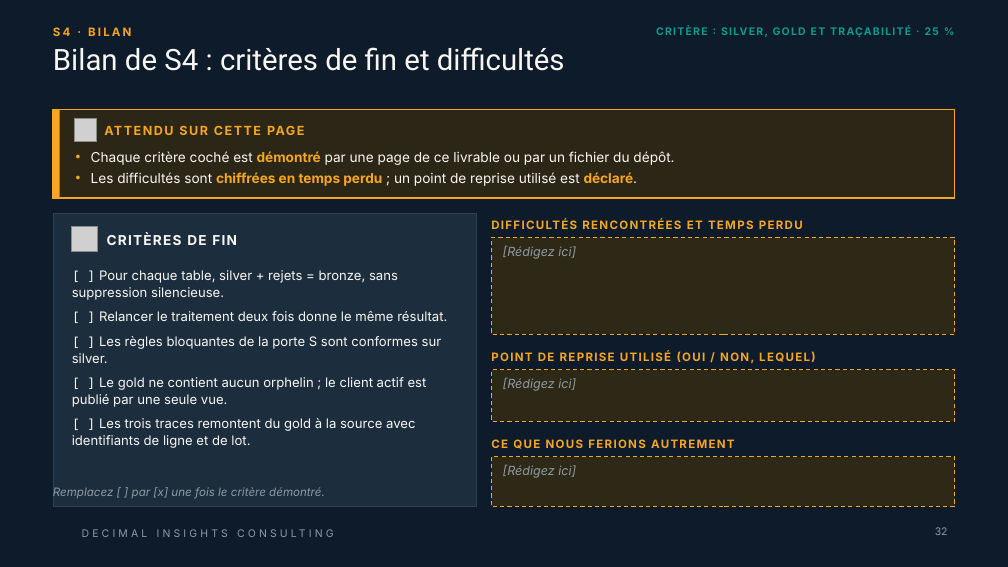
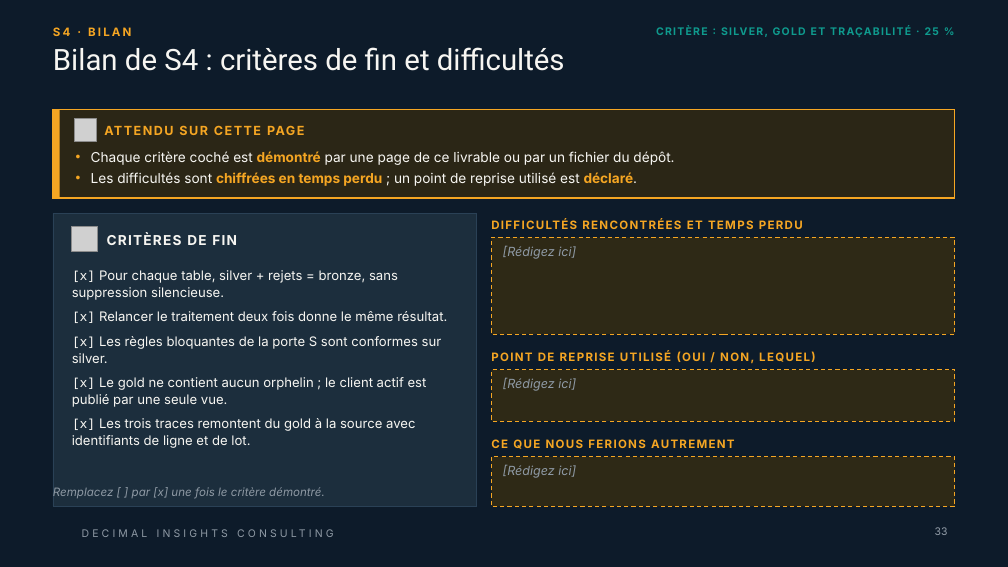
Before and after one commit to ruthabebeneg/td-qualite-g02, a slide deck: slide 33 of livrables/Livrable_Groupe_TD_AssurConnect.pptx (slide 32 before the commit). Drawn at 1008x567 pixels with LibreOffice and Linux fonts; fonts in the diff are those of the drawing; grey boxes stand for pictures; background and template pictures are left out. Boxes give left, top, right and bottom in pixels: in the first picture for what was removed or moved away, otherwise in the second. Text is boxed around its words. In the diff, an @@ line names an element or a change of style, - is before the commit and + after.

```diff
--- a/livrables/Livrable_Groupe_TD_AssurConnect.pptx
+++ b/livrables/Livrable_Groupe_TD_AssurConnect.pptx
@@ text at (72,270,447,431): text changed @@
-[ ] Pour chaque table, silver + rejets = bronze, sans suppression silencieuse.
-[ ] Relancer le traitement deux fois donne le même résultat.
-[ ] Les règles bloquantes de la porte S sont conformes sur silver.
-[ ] Le gold ne contient aucun orphelin ; le client actif est publié par une seule vue.
-[ ] Les trois traces remontent du gold à la source avec identifiants de ligne et de lot.
+[x] Pour chaque table, silver + rejets = bronze, sans suppression silencieuse.
+[x] Relancer le traitement deux fois donne le même résultat.
+[x] Les règles bloquantes de la porte S sont conformes sur silver.
+[x] Le gold ne contient aucun orphelin ; le client actif est publié par une seule vue.
+[x] Les trois traces remontent du gold à la source avec identifiants de ligne et de lot.
```
Also in this commit, not shown: 10 other slides changed, 1 slide added.
